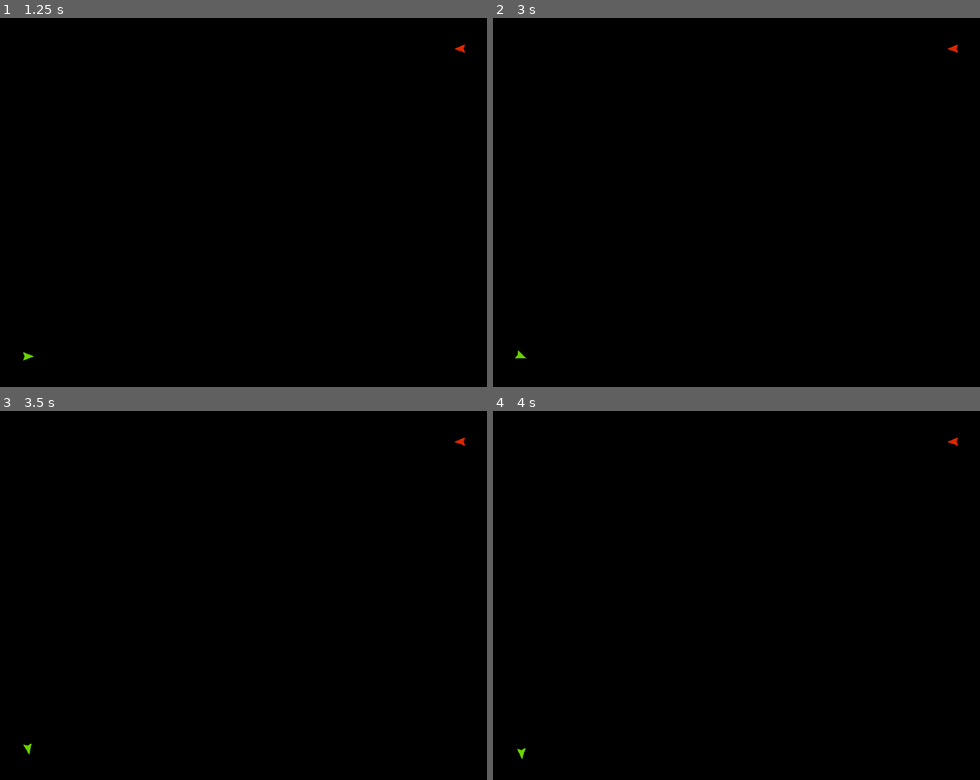
Above: before the commit, frames 1-4 (two rows, left to right).
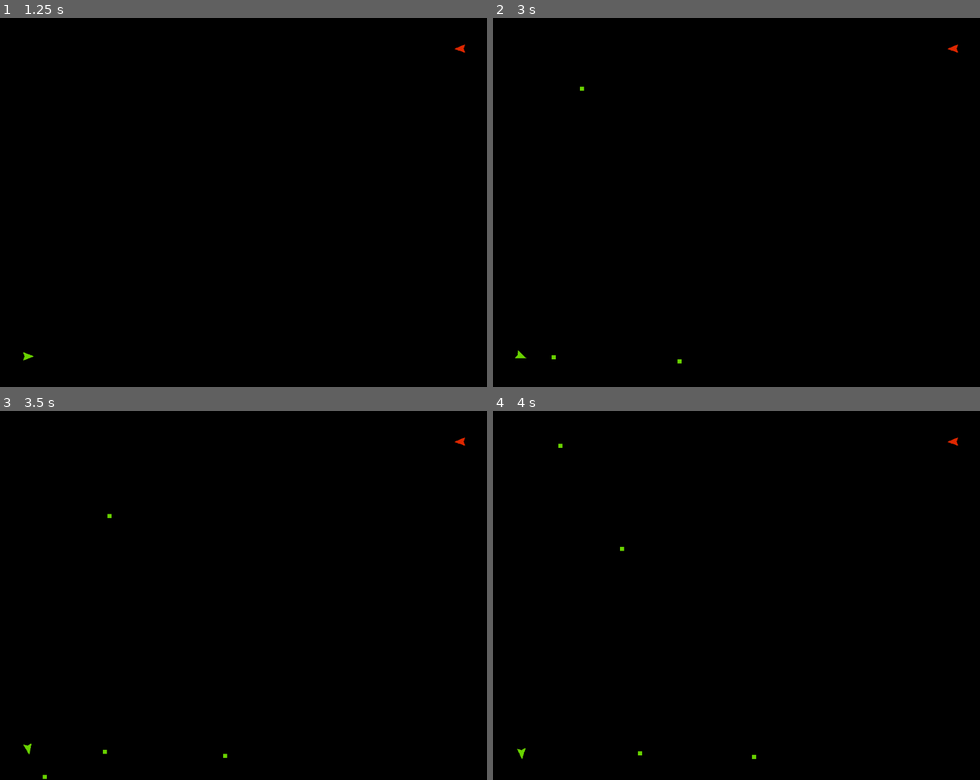
Above: after the commit, the same moments.

Repository: HMI-Studios/SpaceWar
Game: Godot game, scene res://MainMenu.tscn
Two runs of this game, one before a commit and one after it. Both use one fixed random seed, a clock stepped at 60 frames per second and the inputs below.
Inputs (mouse positions are in pixels of both pictures, inside the frame that each line leads up to):
- Up to frame 1 (1.25 s): click (243, 165) at 0.5 s
- Up to frame 2 (3 s): tap Enter at 1.25, 2.75 s; move the mouse to (843, 184) at 1.27 s; hold D (player_1_right) 1.28-2.03 s; hold S (player_1_shoot) 1.28-2.03 s; tap Space at 2 s; move the mouse to (639, 220) at 2.02 s; hold A (player_1_left) 2.03-2.78 s; tap S (player_1_shoot) at 2.1 s; move the mouse to (785, 121) at 2.77 s; hold D (player_1_right) from 2.78 s (still down); hold S (player_1_shoot) from 2.78 s (still down)
- Up to frame 3 (3.5 s): keep holding D (player_1_right); keep holding S (player_1_shoot)
- Up to frame 4 (4 s): tap Space at 3.5 s; move the mouse to (712, 669) at 3.52 s; release D (player_1_right) at 3.53 s; release S (player_1_shoot) at 3.53 s; hold W (player_1_fwd) from 3.53 s (still down); tap S (player_1_shoot) at 3.6 s

Frame 1 is identical in both runs. In frame 2, less than 0.1% of the frame differs, in the area x 12-39%, y 18-94%; in frame 3, less than 0.1%, in the area x 8-47%, y 27-100%; in frame 4, less than 0.1%.

Commit message:
add torpedos

Diff:
--- a/Game.tscn
+++ b/Game.tscn
@@ -8,14 +8,18 @@
 [node name="Game" type="Node2D"]
 script = ExtResource("1_5rqoq")
 
-[node name="Player1" parent="." instance=ExtResource("2_b2p07")]
+[node name="Ships" type="Node2D" parent="."]
+
+[node name="Player1" parent="Ships" instance=ExtResource("2_b2p07")]
 modulate = Color(0.411765, 0.827451, 0, 1)
 position = Vector2(60, 660)
 rotation = 1.5708
 script = ExtResource("3_sqf3e")
 
-[node name="Player2" parent="." instance=ExtResource("2_b2p07")]
+[node name="Player2" parent="Ships" instance=ExtResource("2_b2p07")]
 modulate = Color(0.870588, 0.152941, 0, 1)
 position = Vector2(900, 60)
-rotation = 4.71239
+rotation = -1.5708
 script = ExtResource("4_vttru")
+
+[node name="Torpedos" type="Node2D" parent="."]
--- a/Global.gd
+++ b/Global.gd
@@ -1,3 +1,10 @@
 extends Node
 
 var is_multiplayer = false
+
+
+func mod(a, b):
+    if a >= 0:
+        return fmod(a, b)
+    else:
+        return fmod(fmod(a, b) + b, b)
--- a/Player1.gd
+++ b/Player1.gd
@@ -12,5 +12,7 @@
         left(delta)
     if Input.is_action_pressed("player_1_right"):
         right(delta)
+    if Input.is_action_pressed("player_1_shoot"):
+        shoot()
 
     super._physics_process(delta)
--- a/Ship.gd
+++ b/Ship.gd
@@ -1,15 +1,13 @@
 extends CharacterBody2D
+
+
+var Torpedo = preload('res://Torpedo.tscn')
 
 
 @export var speed = 1.5
 @export var turn_speed = 2
-
-
-func mod(a, b):
-    if a >= 0:
-        return fmod(a, b)
-    else:
-        return fmod(fmod(a, b) + b, b)
+var shoot_cooldown_time = 30
+var shoot_cooldown = 0
 
 
 func fwd():
@@ -25,12 +23,25 @@
 
 
 func shoot():
-    pass
+    if shoot_cooldown == 0:
+        var torpedo = Torpedo.instantiate()
+        torpedo.position = position + (Vector2(0, -1).rotated(rotation) * 30)
+        torpedo.modulate = modulate
+        torpedo.apply_impulse((Vector2(0, -1).rotated(rotation) * 180) + velocity)
+        shoot_cooldown = shoot_cooldown_time
+        get_node('/root/Game/Torpedos').add_child(torpedo)
+
+
+func kill():
+    print("game over")
 
 
 func _physics_process(delta):
+    if shoot_cooldown > 0:
+        shoot_cooldown -= 1
+
     position += velocity * delta
 
-    position.x = mod(position.x, 960)
-    position.y = mod(position.y, 720)
+    position.x = Global.mod(position.x, 960)
+    position.y = Global.mod(position.y, 720)
     velocity -= velocity * 0.007
--- a/Ship.tscn
+++ b/Ship.tscn
@@ -5,7 +5,7 @@
 [sub_resource type="RectangleShape2D" id="RectangleShape2D_fwimd"]
 size = Vector2(32, 41)
 
-[node name="Player1" type="CharacterBody2D"]
+[node name="Ship" type="CharacterBody2D"]
 scale = Vector2(0.5, 0.5)
 
 [node name="CollisionShape2D" type="CollisionShape2D" parent="."]
--- /dev/null
+++ b/Torpedo.gd
@@ -0,0 +1,34 @@
+extends RigidBody2D
+
+
+var lifetime = 170
+
+
+func _ready():
+    pass # Replace with function body.
+
+
+func _integrate_forces(delta):
+    if position.x < 0 or position.x > 960:
+        PhysicsServer2D.body_set_state(
+            get_rid(),
+            PhysicsServer2D.BODY_STATE_TRANSFORM,
+            Transform2D.IDENTITY.translated(Vector2(Global.mod(position.x, 960), position.y))
+        )
+    if position.y < 0 or position.y > 720:
+        PhysicsServer2D.body_set_state(
+            get_rid(),
+            PhysicsServer2D.BODY_STATE_TRANSFORM,
+            Transform2D.IDENTITY.translated(Vector2(position.x, Global.mod(position.y, 720)))
+        )
+
+    lifetime -= 1
+    if lifetime <= 0:
+        call_deferred("free")
+
+
+func _on_body_entered(body):
+    if get_node('/root/Game/Ships').is_ancestor_of(body):
+        body.kill()
+
+    queue_free()
--- /dev/null
+++ b/Torpedo.tscn
@@ -0,0 +1,21 @@
+[gd_scene load_steps=4 format=3 uid="uid://bao6gm2honbiq"]
+
+[ext_resource type="Script" path="res://Torpedo.gd" id="1_36aeu"]
+[ext_resource type="Texture2D" uid="uid://djk6sbd54rx3o" path="res://assets/torpedo.png" id="1_oa02g"]
+
+[sub_resource type="CircleShape2D" id="CircleShape2D_ujyih"]
+radius = 5.0
+
+[node name="Torpedo" type="RigidBody2D"]
+max_contacts_reported = 1
+contact_monitor = true
+lock_rotation = true
+script = ExtResource("1_36aeu")
+
+[node name="CollisionShape2D" type="CollisionShape2D" parent="."]
+shape = SubResource("CircleShape2D_ujyih")
+
+[node name="Sprite2D" type="Sprite2D" parent="."]
+texture = ExtResource("1_oa02g")
+
+[connection signal="body_entered" from="." to="." method="_on_body_entered"]
--- a/project.godot
+++ b/project.godot
@@ -70,6 +70,10 @@
 ]
 }
 
+[physics]
+
+2d/default_gravity=0.0
+
 [rendering]
 
 renderer/rendering_method="gl_compatibility"
